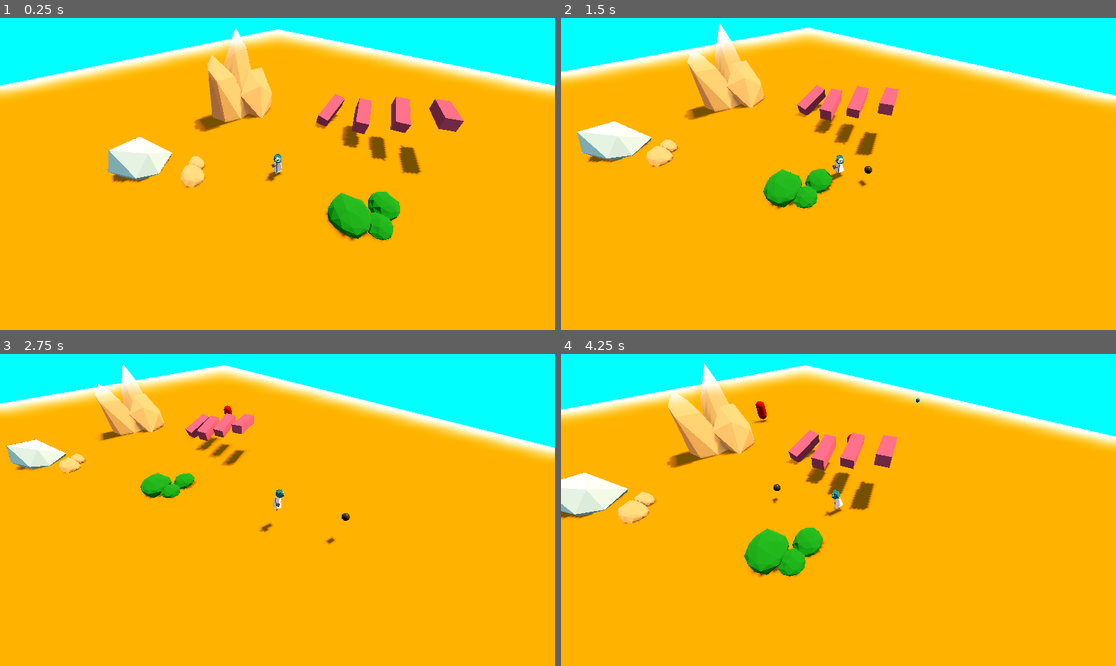
Above: before the commit, frames 1-4 (two rows, left to right).
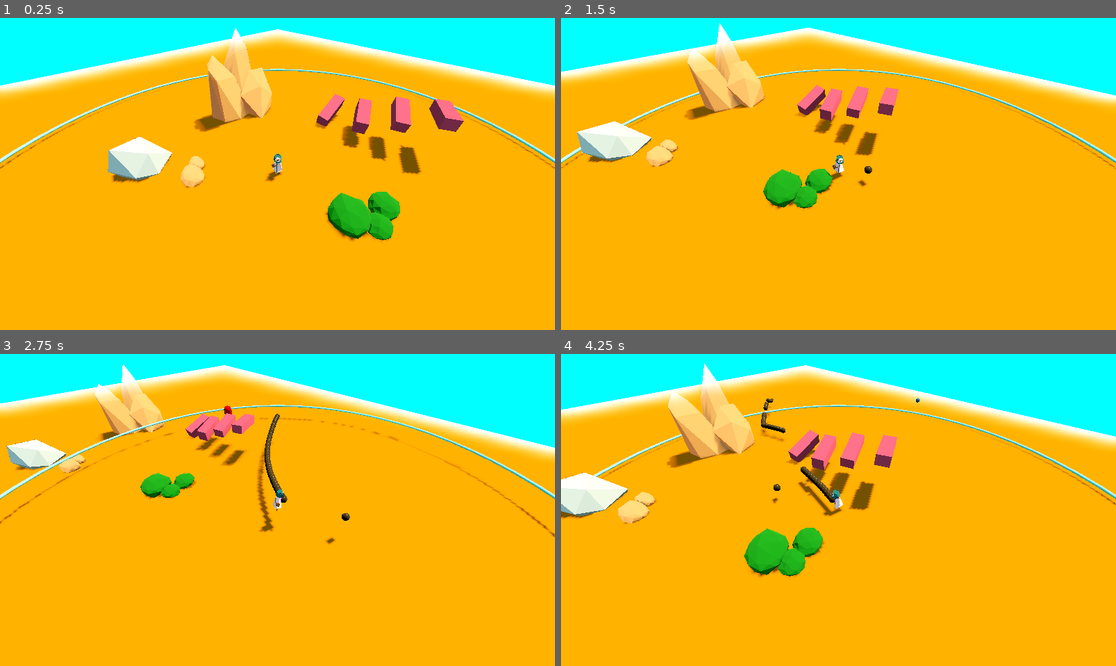
Above: after the commit, the same moments.

Repository: DeepRestGames/EcoDungeon
Game: Godot game, scene res://scenes/PrototypeScene_Weapons_01.tscn
Two runs of this game, one before a commit and one after it. Both use one fixed random seed, a clock stepped at 60 frames per second and the inputs below. A sky picture missing from this copy of the repository is replaced by a grey-blue gradient.
Inputs (mouse positions are in pixels of both pictures, inside the frame that each line leads up to):
- Up to frame 1 (0.25 s): no input
- Up to frame 2 (1.5 s): tap Enter at 0.5 s; move the mouse to (960, 158) at 0.52 s; hold D (move_right) 0.53-1.28 s; click (960, 158) at 0.6 s; move the mouse to (727, 189) at 1.27 s; hold S (move_down) from 1.28 s (still down); click (727, 189) at 1.35 s
- Up to frame 3 (2.75 s): move the mouse to (333, 441) at 2.02 s; release S (move_down) at 2.03 s; hold D (move_right) from 2.03 s (still down); tap Space (spacebar) at 2.1 s; click (333, 441) at 2.3 s
- Up to frame 4 (4.25 s): move the mouse to (810, 572) at 2.77 s; release D (move_right) at 2.78 s; hold W (move_up) 2.78-3.53 s; tap Mouse wheel up (zoom_in) at 2.85 s; click (810, 572) at 3.05 s; move the mouse to (1005, 556) at 3.52 s; hold A (move_left) from 3.53 s (still down); hold Mouse wheel down (zoom_out) from 3.53 s (still down); click (1005, 556) at 3.8 s

The runs differ from the first frame. In frame 1, 0.8% of the frame differs, in the area x 0-100%, y 16-49%; in frame 2, 0.7%; in frame 3, 1.6%, in the area x 0-100%, y 16-59%; in frame 4, 1.3%.

Commit message:
Shoot closest

Diff:
--- a/scenes/Player.tscn
+++ b/scenes/Player.tscn
@@ -6,6 +6,7 @@
 [ext_resource type="Material" uid="uid://1swa15erc0ug" path="res://assets/3d/zahir/materials/ZahirTeal.tres" id="4_b7ysj"]
 [ext_resource type="Animation" uid="uid://cwul2vdvsod7p" path="res://assets/3d/zahir/animations/idle.res" id="5_68od8"]
 [ext_resource type="Animation" uid="uid://d3i55dprcwkdy" path="res://assets/3d/zahir/animations/walk.res" id="6_87cuf"]
+[ext_resource type="PackedScene" uid="uid://dkgsosm4qwsbf" path="res://scenes/weapons/BaseWeapon.tscn" id="7_ls78v"]
 
 [sub_resource type="ArrayMesh" id="ArrayMesh_wjtg4"]
 resource_name = "240519_Zahir_04_Cube_005"
@@ -395,7 +396,7 @@
 bones/3/rest = Transform3D(1, 0, 0, 0, 1, 0, 0, 0, 1, 0, 1.78706, 0)
 bones/3/enabled = true
 bones/3/position = Vector3(0, 1.78706, 0)
-bones/3/rotation = Quaternion(0.0264159, 4.1416e-05, 6.26328e-05, 0.999651)
+bones/3/rotation = Quaternion(-0.0425719, 0.00856343, 0.0129506, 0.998973)
 bones/3/scale = Vector3(1, 1, 1)
 bones/4/name = "upperleg.L"
 bones/4/parent = 0
@@ -540,3 +541,6 @@
 wait_time = 0.4
 one_shot = true
 autostart = true
+
+[node name="BaseWeapon" parent="." node_paths=PackedStringArray("player") instance=ExtResource("7_ls78v")]
+player = NodePath("..")
--- /dev/null
+++ b/scenes/weapons/BaseWeapon.tscn
@@ -0,0 +1,39 @@
+[gd_scene load_steps=7 format=3 uid="uid://dkgsosm4qwsbf"]
+
+[ext_resource type="Script" path="res://scripts/weapons/BaseWeapon.gd" id="1_ilb8w"]
+[ext_resource type="Script" path="res://scripts/weapons/WeaponRangeArea.gd" id="2_7qw5b"]
+[ext_resource type="Script" path="res://scripts/weapons/WeaponRangeCollider.gd" id="2_xlqba"]
+
+[sub_resource type="CylinderShape3D" id="CylinderShape3D_b1t5e"]
+height = 1.0
+radius = 10.0
+
+[sub_resource type="StandardMaterial3D" id="StandardMaterial3D_0u0sa"]
+transparency = 3
+alpha_hash_scale = 0.0
+alpha_antialiasing_mode = 0
+albedo_color = Color(0.388235, 1, 1, 0.380392)
+
+[sub_resource type="TorusMesh" id="TorusMesh_ghhmf"]
+material = SubResource("StandardMaterial3D_0u0sa")
+inner_radius = 9.8
+outer_radius = 10.0
+
+[node name="BaseWeapon" type="Node3D"]
+script = ExtResource("1_ilb8w")
+
+[node name="WeaponRangeArea" type="Area3D" parent="."]
+collision_layer = 0
+collision_mask = 4
+script = ExtResource("2_7qw5b")
+
+[node name="WeaponRangeCollider" type="CollisionShape3D" parent="WeaponRangeArea"]
+transform = Transform3D(1, 0, 0, 0, 1, 0, 0, 0, 1, 0, 0.5, 0)
+shape = SubResource("CylinderShape3D_b1t5e")
+script = ExtResource("2_xlqba")
+
+[node name="DEBUG_range" type="MeshInstance3D" parent="WeaponRangeArea"]
+transform = Transform3D(1, 0, 0, 0, 1, 0, 0, 0, 1, 0, 0.368022, 0)
+mesh = SubResource("TorusMesh_ghhmf")
+
+[connection signal="found_enemies" from="WeaponRangeArea" to="." method="_on_weapon_range_area_found_enemies"]
--- a/scripts/Player.gd
+++ b/scripts/Player.gd
@@ -39,7 +39,9 @@
 
 # Health variables
 @export var max_hp: int = 5
-var current_hp: int = max_hp
+var current_hp: int = max_hp:
+	set(value):
+		current_hp = clamp(value, 0, max_hp)
 
 # Invincibility frames variables
 var damage_cooldown_time: float = 1.5
@@ -107,6 +109,9 @@
 		bullet.look_at(shoot_dir, Vector3.UP)
 		bullet.add_collision_exception_with(self)
 
+	#if enemies_in_range:
+		#shoot
+
 	move_and_slide()
 
 func _animate(anim: int, delta := 0.0):
--- a/scripts/Projectile.gd
+++ b/scripts/Projectile.gd
@@ -15,11 +15,16 @@
 	else:
 		var collision = move_and_collide(-delta * BULLET_VELOCITY * transform.basis.z)
 		if collision:
-			var enemy = collision.get_collider() as EnemyBase
-			if enemy:
-				enemy.take_damage(BULLET_DAMAGE)
+			# Get the collider that has triggered collision and perform actions
+			var collider = collision.get_collider()
+			if collider is EnemyBase:
+				# Get damage component and round if needed
+				deal_damage(collider)
 			destroy()
 
+func deal_damage(collider: EnemyBase):
+	var damage_value = BULLET_DAMAGE
+	collider.take_damage(damage_value)
 
 func destroy():
 	queue_free()
--- a/scripts/enemy/EnemyBase.gd
+++ b/scripts/enemy/EnemyBase.gd
@@ -13,7 +13,9 @@
 
 # Combat variables
 @export var max_hp: int = 5
-var current_hp: int = max_hp
+var current_hp: int = max_hp:
+	set(value):
+		current_hp = clamp(value, 0, max_hp)
 const DAMAGE: int = 1
 
 
--- /dev/null
+++ b/scripts/weapons/BaseWeapon.gd
@@ -0,0 +1,43 @@
+extends Node3D
+
+const MAX_LIFETIME: float = 10.0
+const MAX_VELOCITY: float = 100.0
+const MAX_RANGE: float = 100.0
+
+@export var player: Player
+
+# --- Shooting variables ---
+@onready var fire_cooldown = $FireCooldown
+@onready var bullet_instance = preload("res://scenes/Projectile.tscn")
+
+# NOTE: get/set allow to modify ways in which we act on vars
+# This set makes it so values are clamped when changed
+
+@export var projectile_lifetime: float = 2.0:
+	set(value):
+		projectile_lifetime = clamp(projectile_lifetime, 1, MAX_LIFETIME)
+@export var bullet_velocity: float = 20.0:
+	set(value):
+		bullet_velocity = clamp(bullet_velocity, 1, MAX_VELOCITY)
+@export var weapon_range: float = 20.0:
+	set(value):
+		weapon_range = clamp(weapon_range, 1, MAX_RANGE)
+@export var base_damage: float = 1.0
+var current_damage: float
+
+func _ready():
+	current_damage = base_damage
+
+func apply_scaling():
+	pass # TODO: to scale damage of projectiles
+
+
+func _on_weapon_range_area_found_enemies(enemy_pos):
+	var shoot_origin = player.shoot_from.global_transform.origin
+
+	# Spawn and shoot bullet
+	var bullet = bullet_instance.instantiate()
+	get_parent().add_child(bullet, true)
+	bullet.global_transform.origin = shoot_origin
+	bullet.look_at(enemy_pos, Vector3.UP)
+	#bullet.add_collision_exception_with(self)
--- /dev/null
+++ b/scripts/weapons/WeaponRangeArea.gd
@@ -0,0 +1,14 @@
+extends Area3D
+
+signal found_enemies(enemy_pos: Node3D)
+
+func _physics_process(delta):
+	# Check for enemies
+	var enemies_in_range: Array[Node3D] = get_overlapping_bodies()
+	# If there are
+	if enemies_in_range.size() > 0:
+		# TODO: specify which one; closest?
+		var target_enemy = enemies_in_range.front()
+		var closest_enemy = target_enemy.global_position
+		#look_at(target_enemy.global_position)
+		found_enemies.emit(closest_enemy)
--- /dev/null
+++ b/scripts/weapons/WeaponRangeCollider.gd
@@ -0,0 +1,14 @@
+extends CollisionShape3D
+
+
+@onready var mesh_instance_3d = $"../DEBUG_range"
+@onready var base_weapon = $"../.."
+
+
+
+func _ready():
+	var radius = base_weapon.weapon_range
+	self.shape.radius = radius
+	# -- DEBUG ONLY --
+	mesh_instance_3d.mesh.inner_radius = radius - 0.2
+	mesh_instance_3d.mesh.outer_radius = radius
Not shown: 1 places in scenes/Player.tscn that only renumber resources
